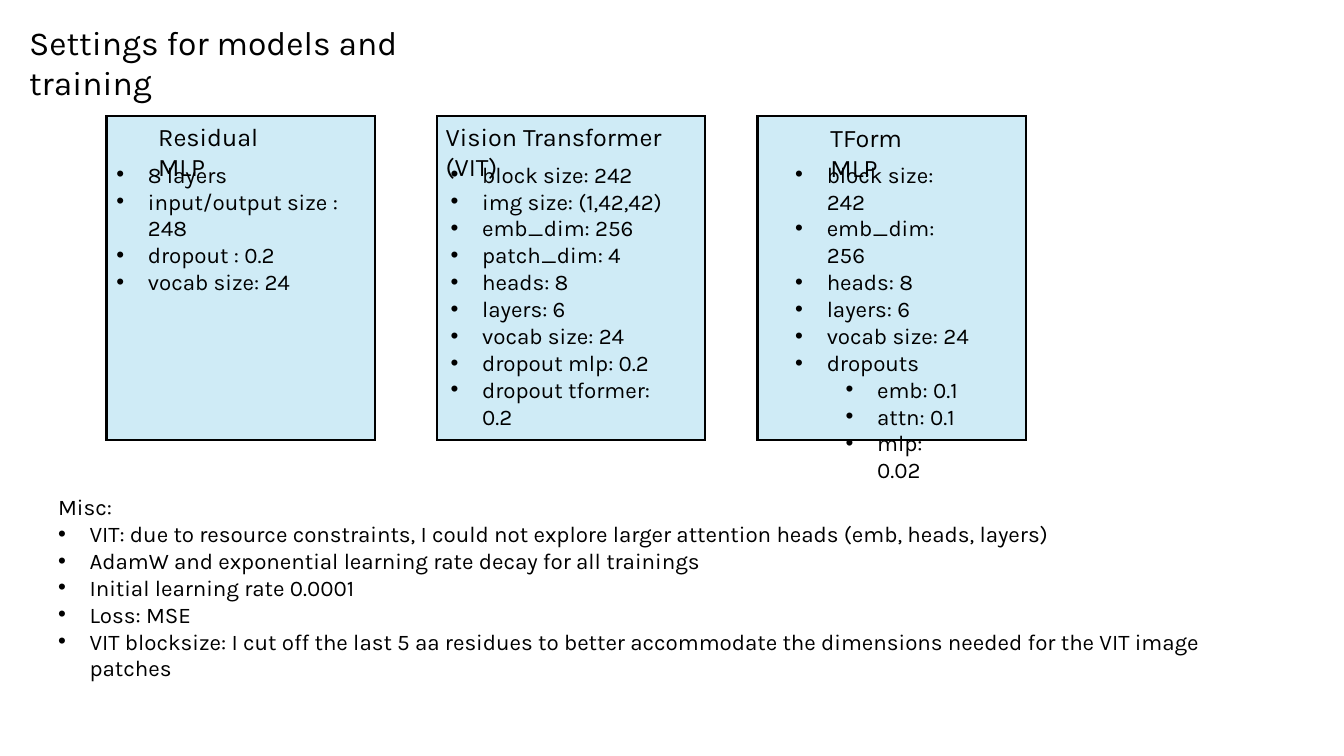
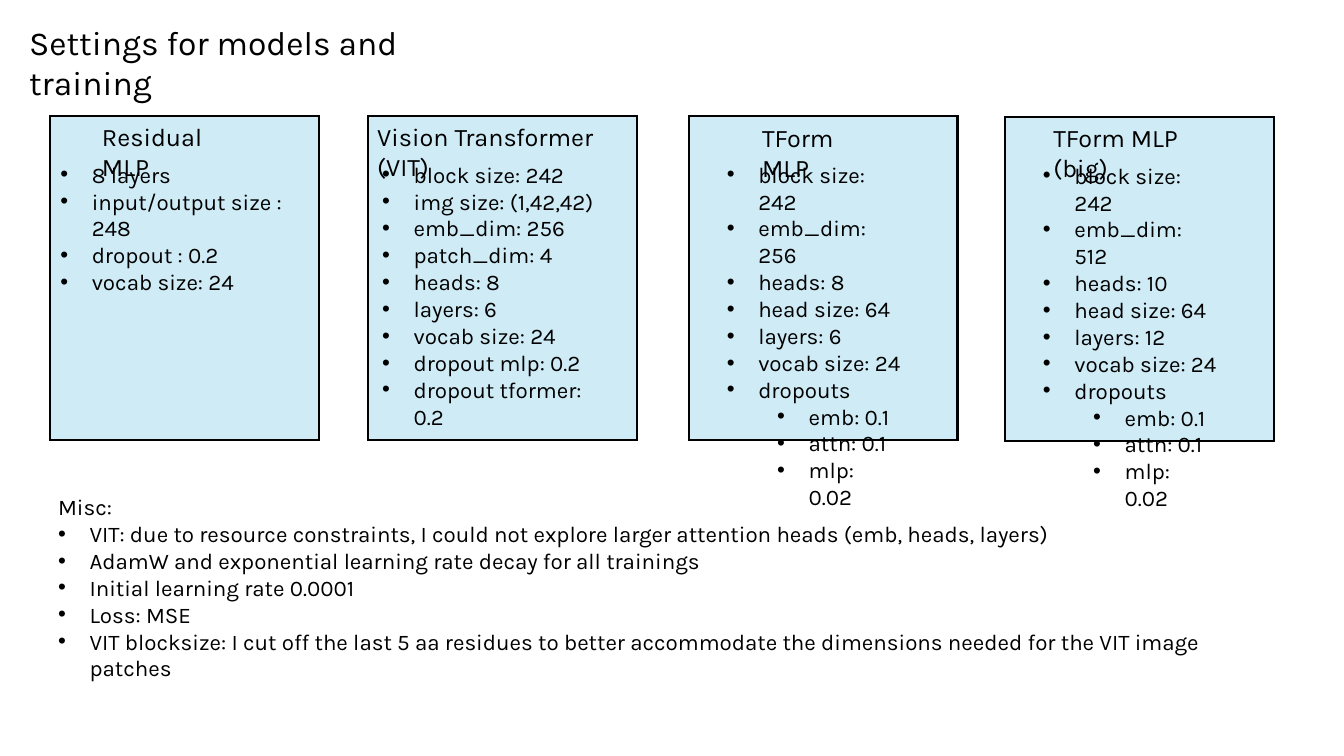
Before and after one commit to planaria158/BERT-antibody-antigen-binding-energy, a slide deck: slide 13 of Homework-aAlphaBio.pptx (slide 12 before the commit). Drawn at 1344x756 pixels with LibreOffice and Linux fonts; fonts in the diff are those of the drawing. Boxes give left, top, right and bottom in pixels: in the first picture for what was removed or moved away, otherwise in the second. Text is boxed around its words. In the diff, an @@ line names an element or a change of style, - is before the commit and + after.

```diff
--- a/Homework-aAlphaBio.pptx
+++ b/Homework-aAlphaBio.pptx
@@ 2 texts, 1 rectangle: place and size @@
-2 texts, 1 rectangle at [107, 116, 375, 441]
+2 texts, 1 rectangle at [50, 116, 319, 441]
@@ 3 texts, 2 rectangles: place and size @@
-3 texts, 2 rectangles at [437, 116, 1026, 441]
+3 texts, 2 rectangles at [368, 116, 958, 441]
@@ rectangle added at [1005, 117, 1273, 442], fill #0F9ED5 at 20% opacity, outline #000000 1.5 pt @@
@@ text added at [1053, 131, 1178, 183], 18 pt, text #000000 @@
+TForm MLP (big)
@@ text "block size: 242": place and size @@
-text "block size: 242" at [827, 162, 968, 479]
+text "block size: 242" at [758, 162, 900, 506]
@@ text added at [1074, 163, 1216, 507], 16 pt, text #000000 @@
+• block size: 242
+• emb_dim: 512
+• heads: 10
+• head size: 64
+• layers: 12
+• vocab size: 24
+• dropouts
+  • emb: 0.1
+  • attn: 0.1
+  • mlp: 0.02
@@ text at [758, 301, 890, 318]: paragraph added @@
+• head size: 64
```
Also in this commit, not shown: 1 other slide changed.
